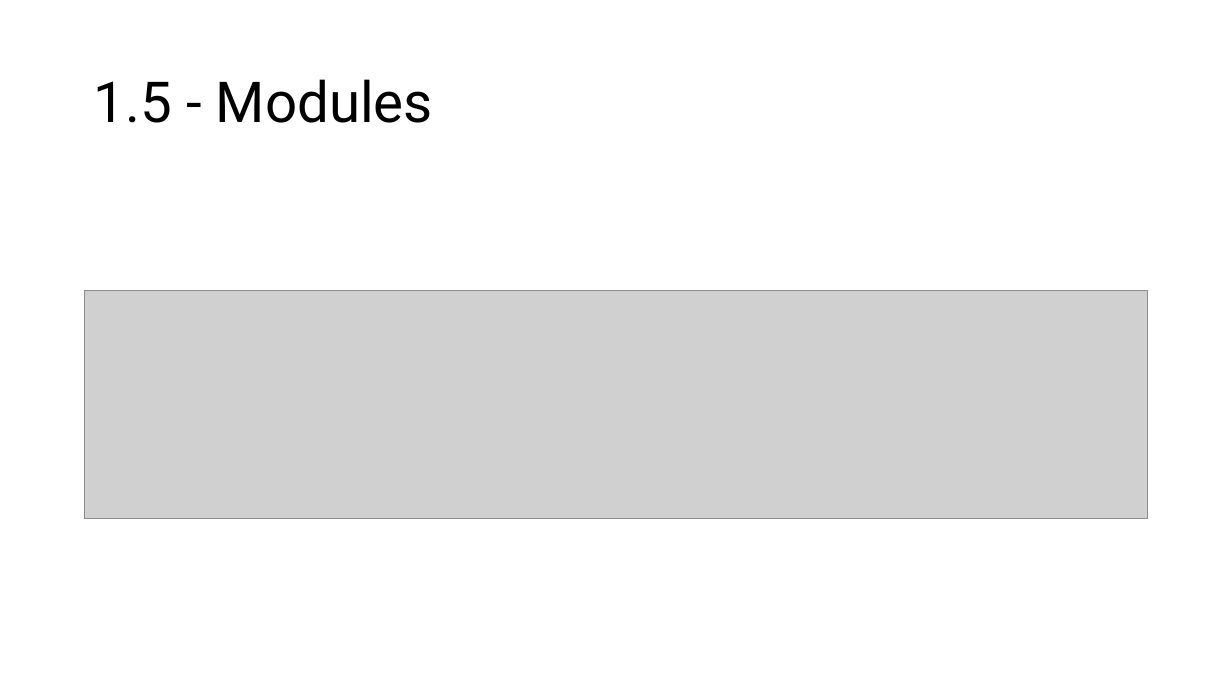
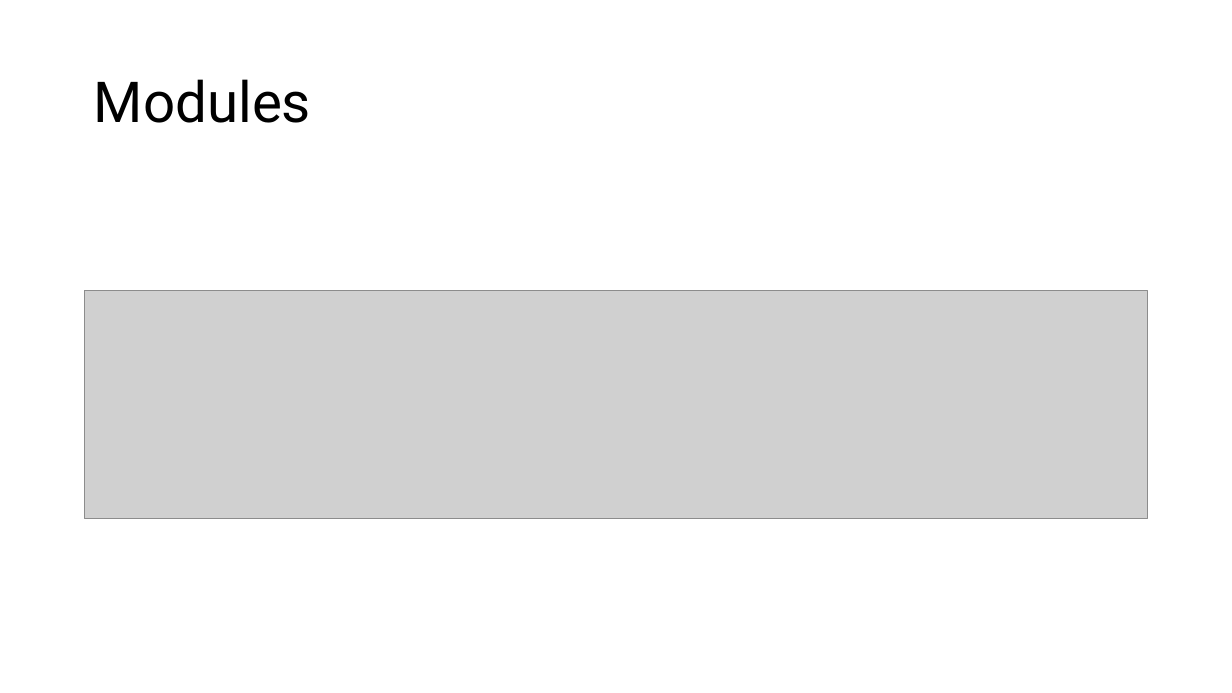
Before and after one commit to Pitt-IshiharaLab/CompBioHA_IntroProgramming2024, a slide deck: slide 11 of IntroProg_1+2.pptx (slide 12 before the commit). Drawn at 1232x693 pixels with LibreOffice and Linux fonts; fonts in the diff are those of the drawing; grey boxes stand for pictures. Boxes give left, top, right and bottom in pixels: in the first picture for what was removed or moved away, otherwise in the second. Text is boxed around its words. In the diff, an @@ line names an element or a change of style, - is before the commit and + after.

```diff
--- a/IntroProg_1+2.pptx
+++ b/IntroProg_1+2.pptx
@@ title at [94, 79, 311, 123]: text changed @@
-1.5 - Modules
+Modules
```
Also in this commit, not shown: 10 other slides changed, 1 slide removed, 6 other files.
